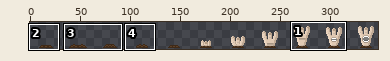
Sprite sheet -- enemies/burrow/burrow.png. Above, an overview of the earlier version with the close-up marked.
Close-up. Before the commit:
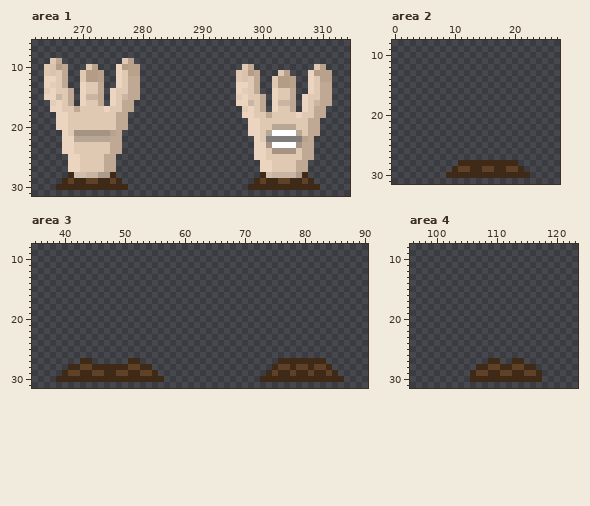
The file is 352x32 pixels. Colours within 5 levels of each other are drawn and written as one. Shown: area 1: x 262..314, y 6..31; area 2: x 0..27, y 8..31; area 3: x 35..90, y 8..31; area 4: x 96..123, y 8..31. The wide view leaves out empty margins. The commit also changed other parts of the picture, which this record leaves out.
After:
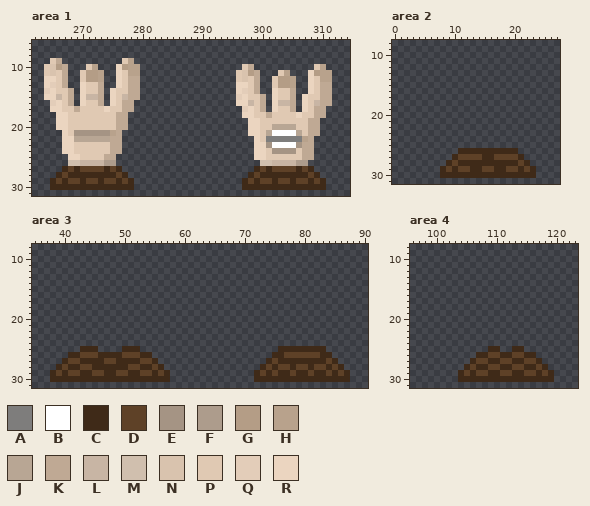
Palette (. is transparent): A #7e7d7c  B #ffffff  C #3f2a18  D #5e4127  E #a59484  F #ad9c8c  G #b49d86  H #b8a28c  J #b8a694  K #bfa994  L #c8b5a4  M #d0bfae  N #d9c3ae  P #e0c9b3  Q #e3cdb9  R #ebd5c0
The exact change:
Area 1:
y 26: x 268..275 RRPPPPKK -> MMLLLLFF; x 300..307 RRPPPPKK -> MMLLLLFF
y 27: x 267..276 .RRPPPPKK. -> CDCDDDDCDC; x 299..308 .RRPPPPKK. -> CDCDDDDCDC
y 28: x 266..267 .. -> CD; x 269..274 MMLLFF -> CCCCCC; x 276..277 .. -> DC; x 298..299 .. -> CD; x 301..306 MLLLLF -> CCCCCC; x 308..309 .. -> DC
y 29: x 265..266 .. -> CD; x 269 C -> D; x 274 C -> D; x 277..278 .. -> DC; x 297..298 .. -> CD; x 301 C -> D; x 306 C -> D; x 309..310 .. -> DC
y 30: x 265 . -> C; x 278 . -> C; x 297 . -> C; x 310 . -> C
Area 2:
y 26: x 11..20 .......... -> CCCCCCCCCC
y 27: x 10..21 ............ -> CDDDDCCDDDDC
y 28: x 9..10 .. -> CD; x 21..22 .. -> DC
y 29: x 8..9 .. -> CD; x 22..23 .. -> DC
y 30: x 8 . -> C; x 23 . -> C
Area 3:
y 25: x 43..45 ... -> CCC; x 50..52 ... -> CCC; x 76..83 ........ -> CCCCCCCC
y 26: x 41..54 .............. -> CCDDDCCCCDDDCC; x 75..84 .......... -> CCDDDDDDCC
y 27: x 40..42 ... -> CDD; x 45..50 ...... -> CCDDCC; x 53..55 ... -> DDC; x 74..75 .. -> CD; x 84..85 .. -> DC
y 28: x 39..40 .. -> CD; x 55..56 .. -> DC; x 73..74 .. -> CD; x 85..86 .. -> DC
y 29: x 38..39 .. -> CD; x 56..57 .. -> DC; x 72..73 .. -> CD; x 86..87 .. -> DC
y 30: x 38 . -> C; x 57 . -> C; x 72 . -> C; x 87 . -> C
Area 4:
y 25: x 109..110 .. -> CC; x 113..114 .. -> CC
y 26: x 107..116 .......... -> CCDDCCDDCC
y 27: x 106..108 ... -> CDD; x 111..112 .. -> DD; x 115..117 ... -> DDC
y 28: x 105..106 .. -> CD; x 117..118 .. -> DC
y 29: x 104..105 .. -> CD; x 118..119 .. -> DC
y 30: x 104..105 .. -> CC; x 118..119 .. -> CC
Pixel boxes of the changes (left, top, right, bottom) in both close-ups:
changed: (50, 160, 134, 190)
changed: (242, 160, 326, 190)
added: (440, 148, 536, 178)
added: (50, 346, 170, 382)
added: (254, 346, 350, 382)
added: (458, 346, 554, 382)
